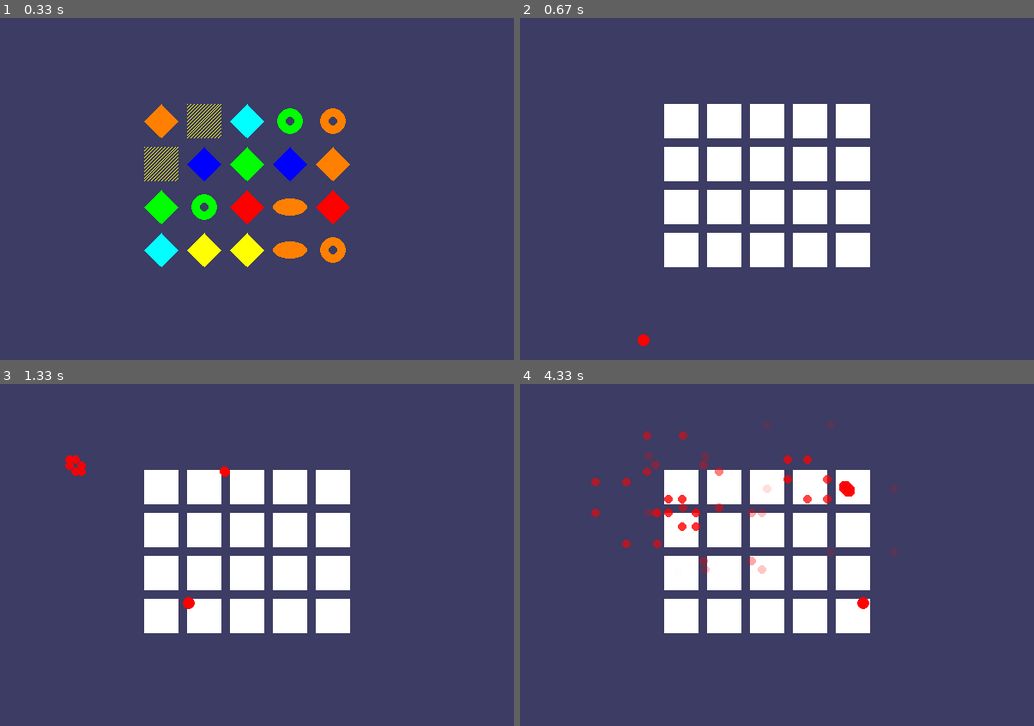
Above: before the commit, frames 1-4 (two rows, left to right).
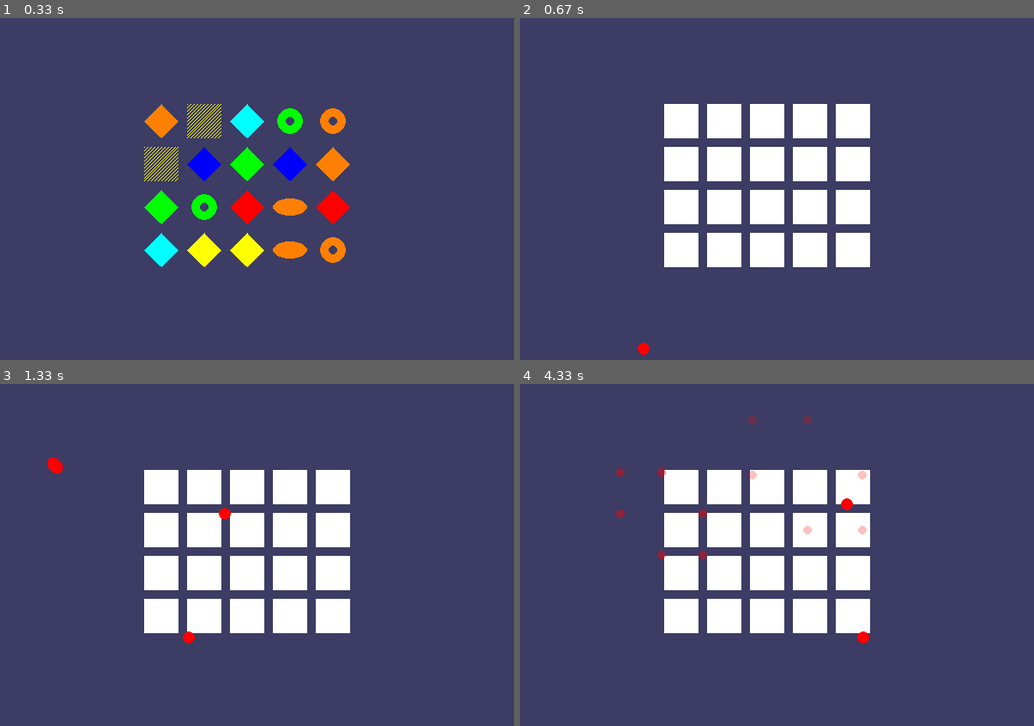
Above: after the commit, the same moments.

Repository: jpcornwell/invent-with-python-pygame
Game: pygame game, started from memory/memorypuzzle.py
The game is run twice, just before and just after one commit, with the same random seed, the same clock (stepped at 60 frames per second) and the same inputs.
Inputs (mouse positions are in pixels of both pictures, inside the frame that each line leads up to):
- Up to frame 1 (0.33 s): no input
- Up to frame 2 (0.67 s): click (771, 189) at 0.38 s
- Up to frame 3 (1.33 s): click (82, 650) at 0.73 s; click (262, 418) at 1.05 s
- Up to frame 4 (4.33 s): click (771, 606) at 1.38 s; click (684, 421) at 1.72 s; click (941, 544) at 2.05 s; click (962, 637) at 2.38 s; click (643, 626) at 2.72 s; click (689, 674) at 3.05 s; click (884, 500) at 3.38 s; click (962, 551) at 3.72 s; click (869, 691) at 4.05 s

Frame 1 is identical in both runs. In frame 2, 0.1% of the frame differs, in the area x 22-26%, y 92-99%; in frame 3, 0.5%; in frame 4, 2.0%, in the area x 13-74%, y 9-76%.

Commit message:
Fine tune the firework animation

Diff:
--- a/memory/memorypuzzle.py
+++ b/memory/memorypuzzle.py
@@ -312,9 +312,9 @@
         self.y = 450
         self.radius = 7
         self.x_speed = random.randint(-8, 8)
-        self.y_speed = -35
+        self.y_speed = -25
         self.x_accel = 0
-        self.y_accel = 2
+        self.y_accel = 1
         self.color = RED
         self.isVisible = True
         self.particles = []
@@ -330,12 +330,12 @@
             # make particles here
             x = self.x
             y = self.y
-            self.particles.append(FireworkParticle(x, y, 1, 1, self.color))
-            self.particles.append(FireworkParticle(x, y, -1, -1, self.color))
-            self.particles.append(FireworkParticle(x, y, 0, 1, self.color))
-            self.particles.append(FireworkParticle(x, y, 1, 0, self.color))
-            self.particles.append(FireworkParticle(x, y, 0, -1, self.color))
-            self.particles.append(FireworkParticle(x, y, -1, 0, self.color))
+            self.particles.append(FireworkParticle(x, y, 4, 4, self.color))
+            self.particles.append(FireworkParticle(x, y, -4, -4, self.color))
+            self.particles.append(FireworkParticle(x, y, 0, 4, self.color))
+            self.particles.append(FireworkParticle(x, y, 4, 0, self.color))
+            self.particles.append(FireworkParticle(x, y, 0, -4, self.color))
+            self.particles.append(FireworkParticle(x, y, -4, 0, self.color))
 
         for particle in self.particles:
             particle.update()
@@ -362,7 +362,7 @@
     def update(self):
         self.x += self.x_speed
         self.y += self.y_speed
-        self.alpha -= 3
+        self.alpha -= 12
 
     def draw(self):
         s = pygame.Surface((WINDOWWIDTH, WINDOWHEIGHT))
